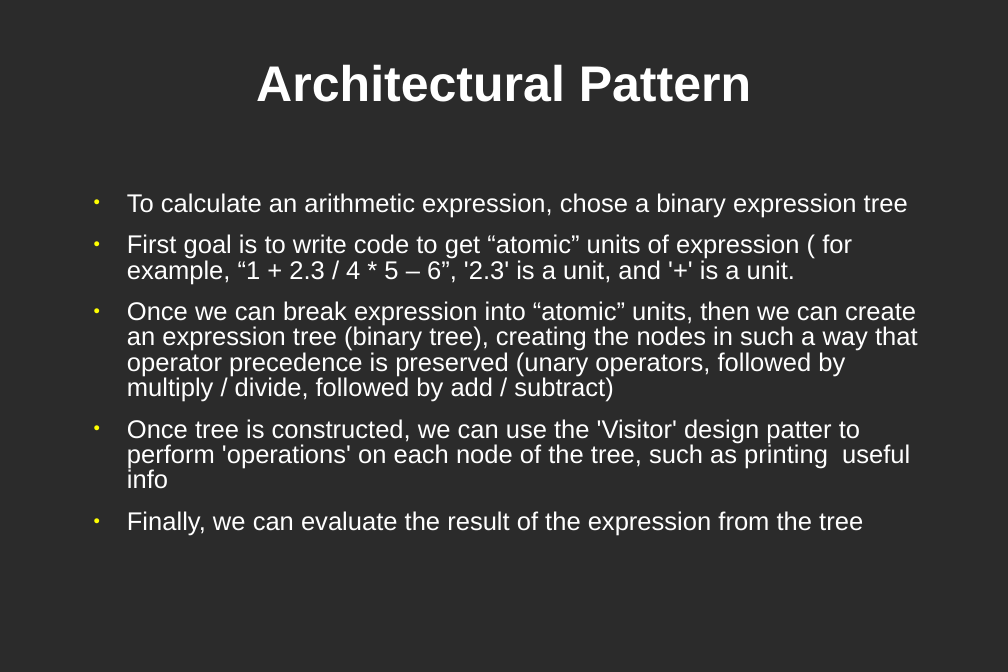
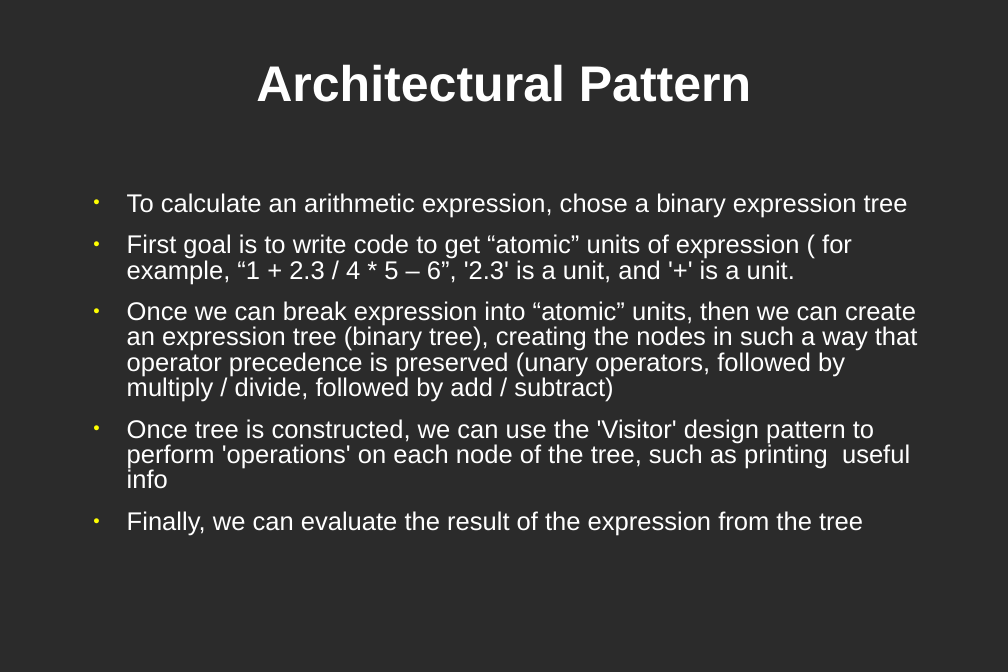
Before and after one commit to 7777777revelation/SimpleCalculator, a slide deck: slide 2 of SimpleCalculator.ppt. Drawn at 1008x672 pixels with LibreOffice and Linux fonts; fonts in the diff are those of the drawing; background and template pictures are left out; a plain dark background stands for a picture behind light text. Boxes give left, top, right and bottom in pixels: in the first picture for what was removed or moved away, otherwise in the second. Text is boxed around its words. In the diff, an @@ line names an element or a change of style, - is before the commit and + after.

Commit message:
minor change to PowerPoint presentation
minor change to PowerPoint presentation

```diff
--- a/SimpleCalculator.ppt
+++ b/SimpleCalculator.ppt
@@ text at (x1=127, y1=419, x2=910, y2=489): text changed @@
-● Once tree is constructed, we can use the 'Visitor' design patter to perform 'operations' on each node of the tree, such as printing useful info
+● Once tree is constructed, we can use the 'Visitor' design pattern to perform 'operations' on each node of the tree, such as printing useful info
```
